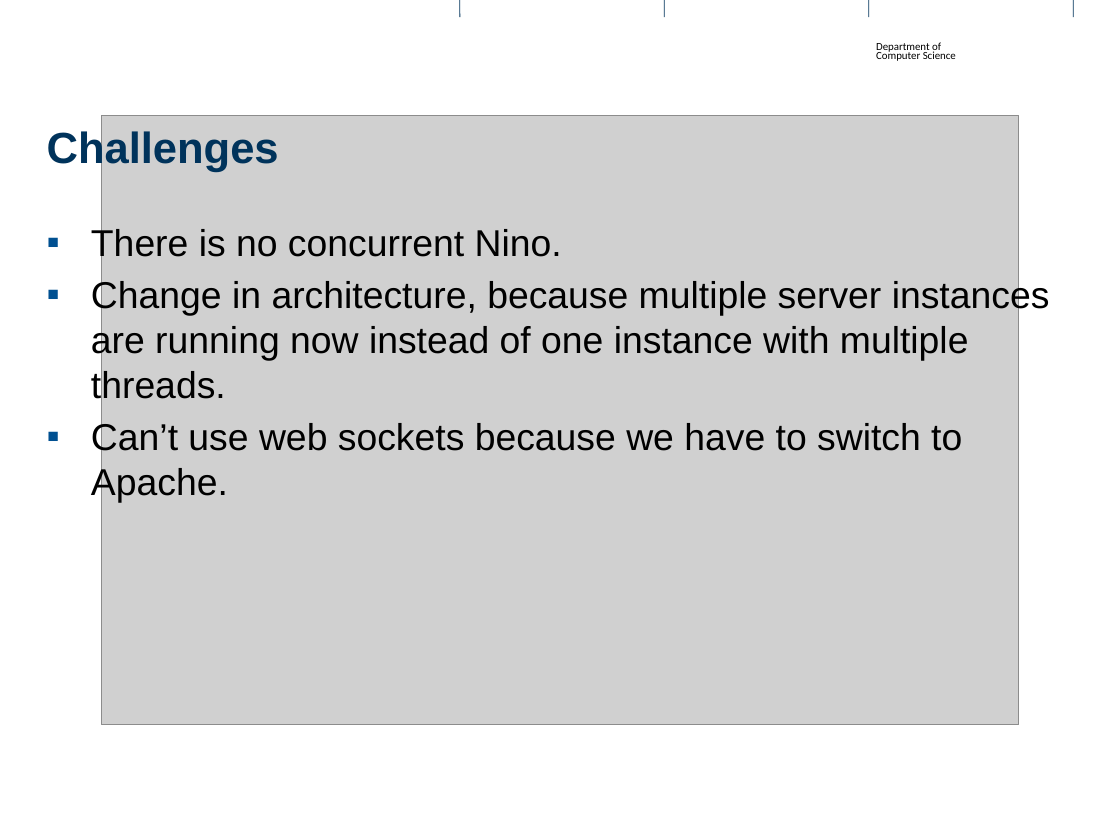
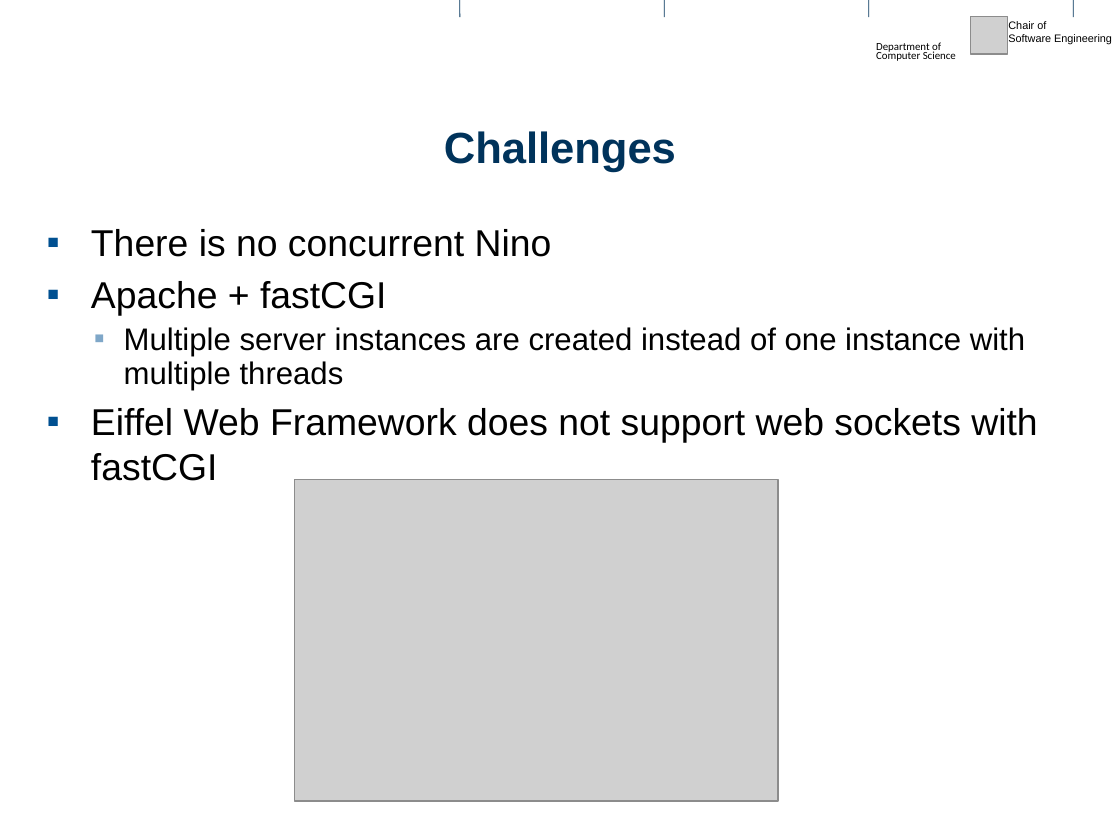
Before and after one commit to kediamanav/Mantra, a slide deck: slide 12 of server_app/my_project.pptx (slide 15 before the commit). Drawn at 1120x840 pixels with LibreOffice and Linux fonts; fonts in the diff are those of the drawing; grey boxes stand for pictures; background and template pictures are left out. Boxes give left, top, right and bottom in pixels: in the first picture for what was removed or moved away, otherwise in the second. Text is boxed around its words. In the diff, an @@ line names an element or a change of style, - is before the commit and + after.

```diff
--- a/server_app/my_project.pptx
+++ b/server_app/my_project.pptx
@@ picture added at (971, 17, 1008, 55) @@
@@ text added at (1008, 21, 1112, 44), 7 pt, text #000000 @@
+Chair of
+Software Engineering
@@ title "Challenges" at (444, 131, 676, 172): alignment left to centre @@
@@ text at (91, 229, 1037, 481): text changed @@
-▪ There is no concurrent Nino.
-▪ Change in architecture, because multiple server instances are running now instead of one instance with multiple threads.
-▪ Can’t use web sockets because we have to switch to Apache.
+▪ There is no concurrent Nino
+▪ Apache + fastCGI
+  ▪ Multiple server instances are created instead of one instance with multiple threads
+▪ Eiffel Web Framework does not support web sockets with fastCGI
@@ picture: place and size @@
-picture at (101, 115, 1018, 725)
+picture at (295, 479, 778, 801)
```
Also in this commit, not shown: 13 other slides changed, 2 slides added, 4 slides removed, 4 other files.
